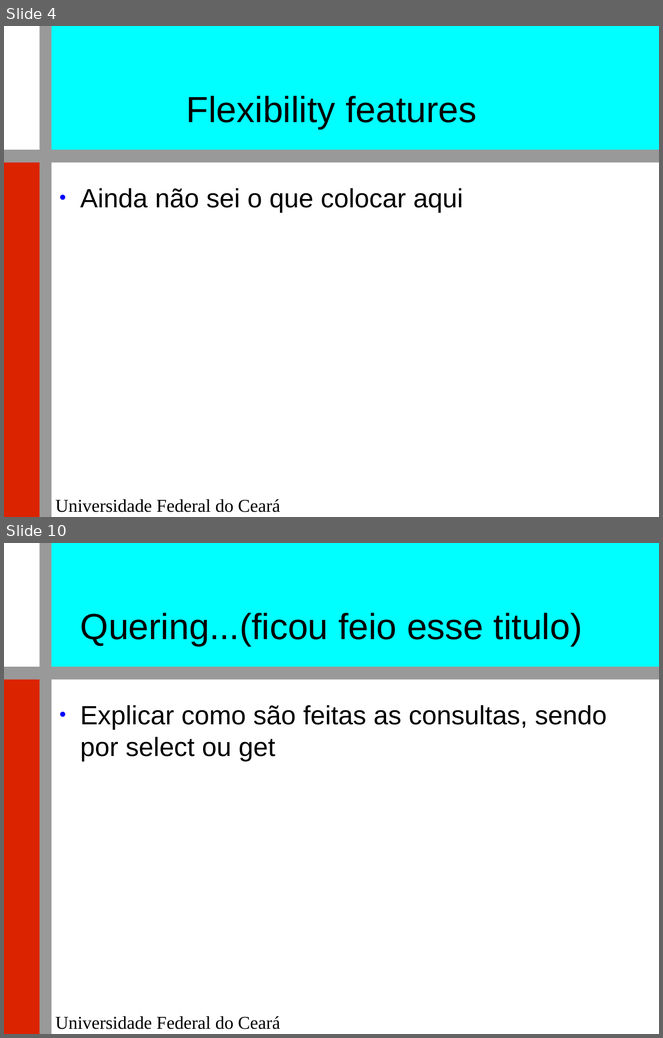
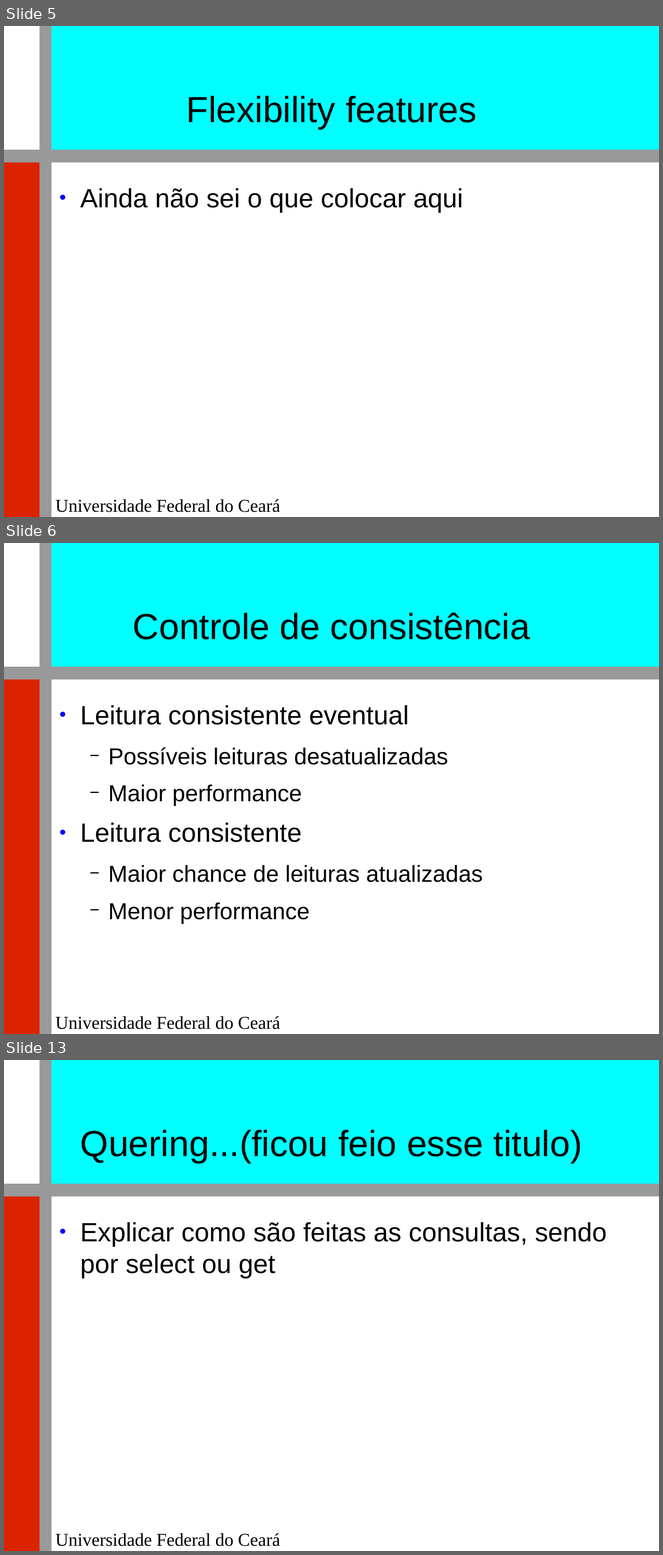
Before and after one commit to renatocjn/NoSQL_TF, a slide deck: Apresentação.odp. Shown one above the other, each under a label of ours: slides 4 and 10 before the commit, slides 5, 6 and 13 after it; the slides between them are not shown. The pictures are 663x1038 and 663x1555 pixels, drawn with LibreOffice and Linux fonts; fonts in the diff are those of the drawing; background and template pictures are left out. Boxes give left, top, right and bottom in pixels: in the first picture for what was removed or moved away, otherwise in the second. Text is boxed around its words. In the diff, an @@ line names an element or a change of style, - is before the commit and + after.

```diff
--- a/Apresentação.odp
+++ b/Apresentação.odp
@@ slide 6 added at (4, 543, 659, 1034), background #FFFFFF; not listed: 5 template elements that a slide beside it also shows @@
@@ title added at (133, 613, 530, 640), 44 pt, text #000000 @@
+Controle de consistência
@@ text added at (80, 705, 483, 924), 28 pt, text #000000 @@
+● Leitura consistente eventual
+  − Possíveis leituras desatualizadas
+  − Maior performance
+● Leitura consistente
+  − Maior chance de leituras atualizadas
+  − Menor performance
@@ what was slide 4 is now slide 5 @@
@@ what was slide 10 is now slide 13 @@
```
Also in this commit, not shown: 3 slides changed, 6 other slides added, 4 slides removed, 1 other file.
